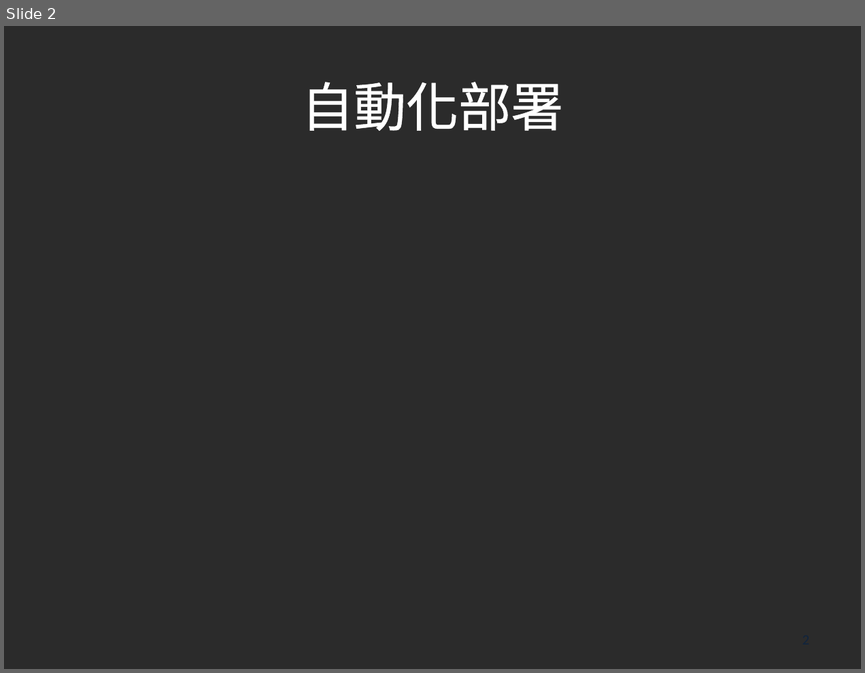
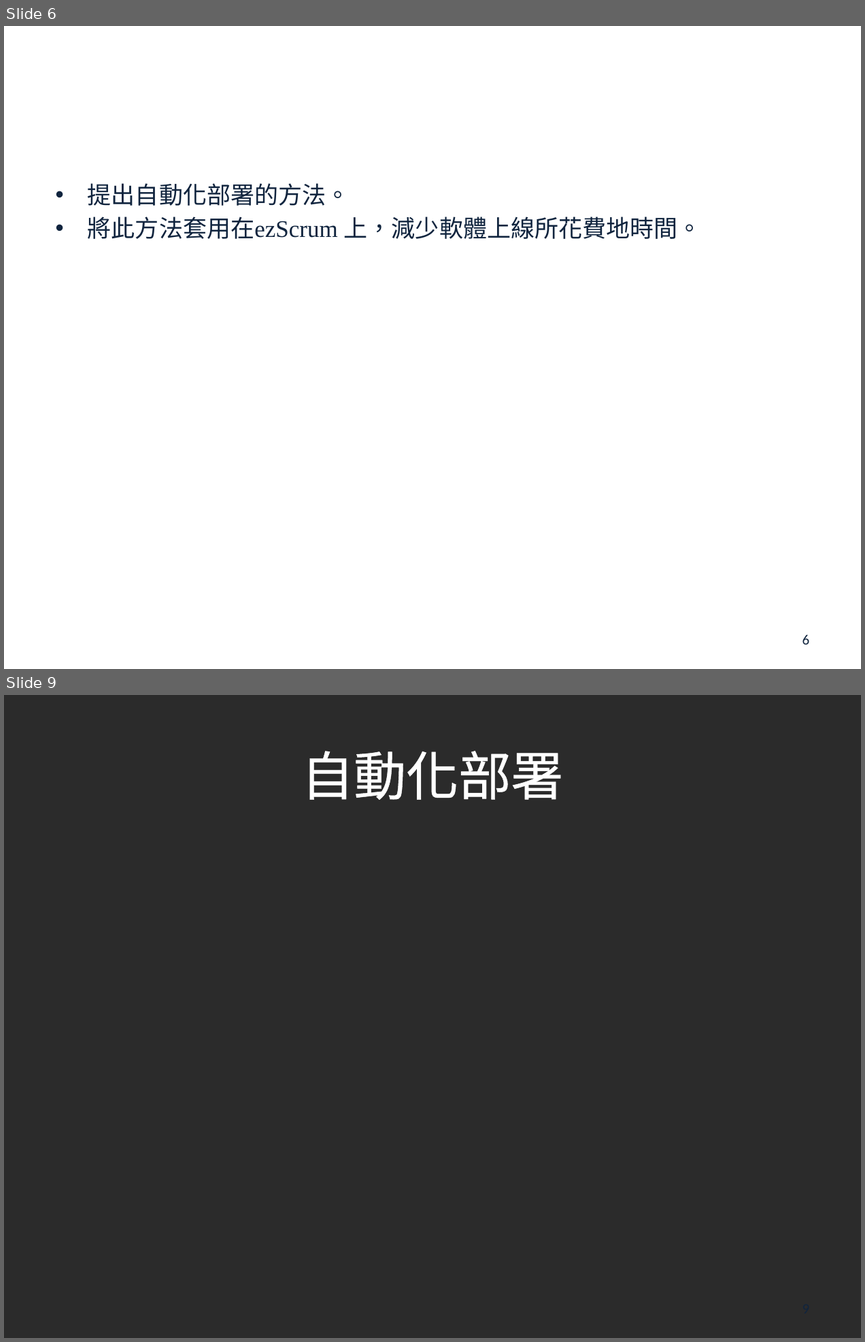
Before and after one commit to john78530/thesis, a slide deck: Oral.pptx. Shown one above the other, each under a label of ours: slide 2 before the commit, slides 6 and 9 after it; the slides between them are not shown. The pictures are 865x673 and 865x1342 pixels, drawn with LibreOffice and Linux fonts; fonts in the diff are those of the drawing; background and template pictures are left out; a plain dark background stands for a picture behind light text. Boxes give left, top, right and bottom in pixels: in the first picture for what was removed or moved away, otherwise in the second. Text is boxed around its words. In the diff, an @@ line names an element or a change of style, - is before the commit and + after.

```diff
--- a/Oral.pptx
+++ b/Oral.pptx
@@ slide 6 added at bbox=[4, 26, 861, 669], background picture (left out) @@
@@ title added at bbox=[47, 52, 818, 159], 44 pt, text #FFFFFF @@
+研究目標
@@ text added at bbox=[88, 183, 702, 239], 20 pt, text #0F243E @@
+• 提出自動化部署的方法。
+• 將此方法套用在ezScrum 上，減少軟體上線所花費地時間。
@@ page number added at bbox=[802, 635, 810, 644], 12 pt, text #0F243E @@
+6
@@ what was slide 2 is now slide 9 @@
@@ page number at bbox=[618, 1291, 818, 1325]: text changed @@
-2
+9
```
Also in this commit, not shown: 1 slide changed, 7 other slides added, 1 other file.
